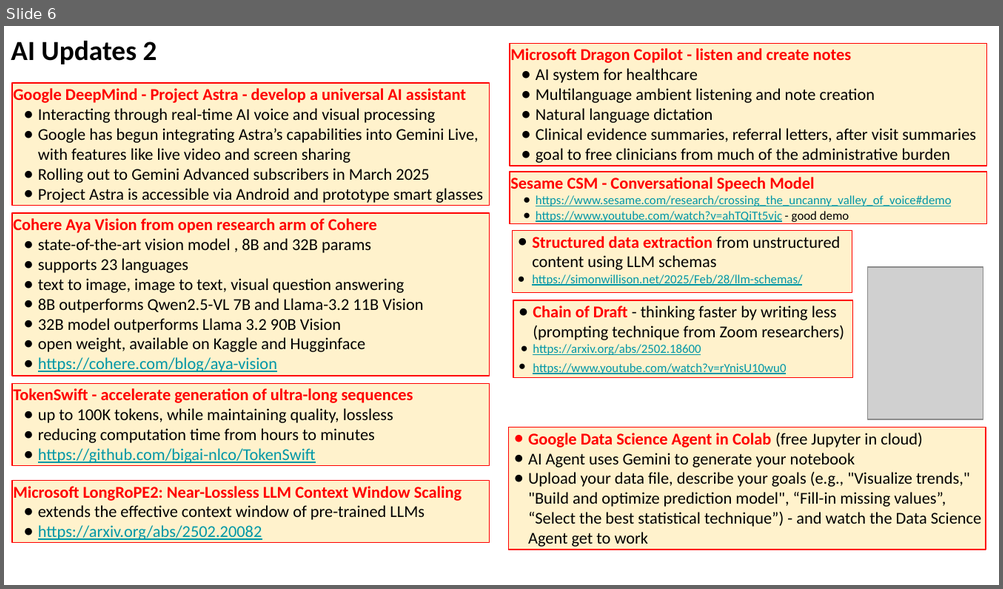
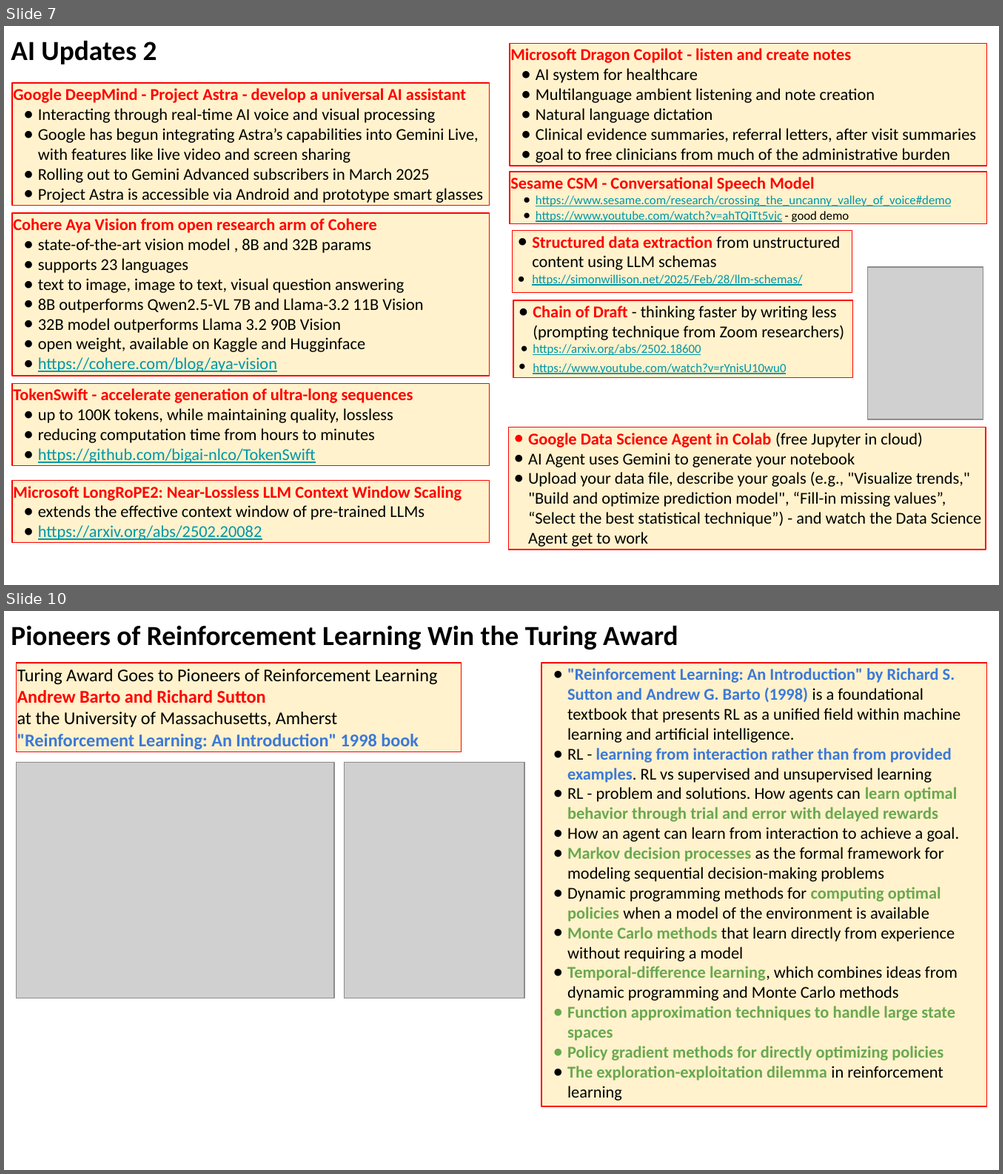
Before and after one commit to lselector/seminar, a slide deck: 2025/2025-03-07-AI-Updates.pptx. Shown one above the other, each under a label of ours: slide 6 before the commit, slides 7 and 10 after it; the slides between them are not shown. The pictures are 1003x589 and 1003x1174 pixels, drawn with LibreOffice and Linux fonts; fonts in the diff are those of the drawing; grey boxes stand for pictures. Boxes give left, top, right and bottom in pixels: in the first picture for what was removed or moved away, otherwise in the second. Text is boxed around its words. In the diff, an @@ line names an element or a change of style, - is before the commit and + after.

```diff
--- a/2025/2025-03-07-AI-Updates.pptx
+++ b/2025/2025-03-07-AI-Updates.pptx
@@ slide 10 added at [4, 611, 999, 1170], background #FFFFFF @@
@@ text added at [11, 625, 677, 650], 20 pt, text #000000, bold @@
+Pioneers of Reinforcement Learning Win the Turing Award
@@ rectangle added at [16, 663, 461, 752], fill #FFF2CC, outline #FF0000 0.75 pt, 13 pt, text #000000 @@
+Turing Award Goes to Pioneers of Reinforcement Learning
+Andrew Barto and Richard Sutton
+at the University of Massachusetts, Amherst
+"Reinforcement Learning: An Introduction" 1998 book
@@ rectangle added at [541, 663, 987, 1106], fill #FFF2CC, outline #FF0000 0.75 pt, 12 pt, text #000000 @@
+● "Reinforcement Learning: An Introduction" by Richard S. Sutton and Andrew G. Barto (1998) is a foundational textbook that presents RL as a unified field within machine learning and artificial intelligence.
+● RL - learning from interaction rather than from provided examples. RL vs supervised and unsupervised learning
+● RL - problem and solutions. How agents can learn optimal behavior through trial and error with delayed rewards
+● How an agent can learn from interaction to achieve a goal.
+● Markov decision processes as the formal framework for modeling sequential decision-making problems
+● Dynamic programming methods for computing optimal policies when a model of the environment is available
+● Monte Carlo methods that learn directly from experience without requiring a model
+● Temporal-difference learning, which combines ideas from dynamic programming and Monte Carlo methods
+● Function approximation techniques to handle large state spaces
+● Policy gradient methods for directly optimizing policies
+● The exploration-exploitation dilemma in reinforcement learning
@@ picture added at [16, 762, 334, 998] @@
@@ picture added at [344, 762, 524, 998] @@
@@ what was slide 6 is now slide 7 @@
```
Also in this commit, not shown: 3 slides changed, 2 other slides added.
